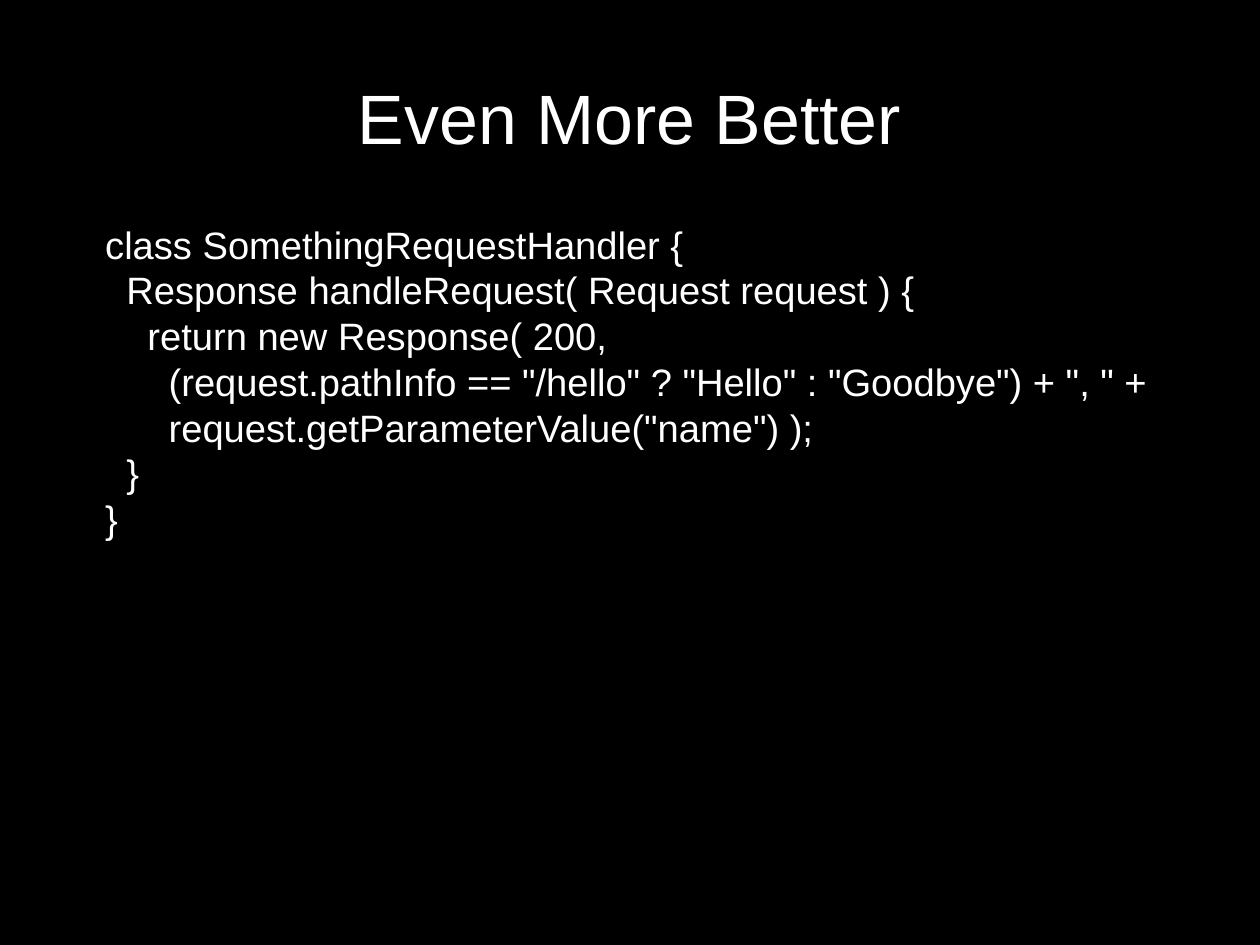
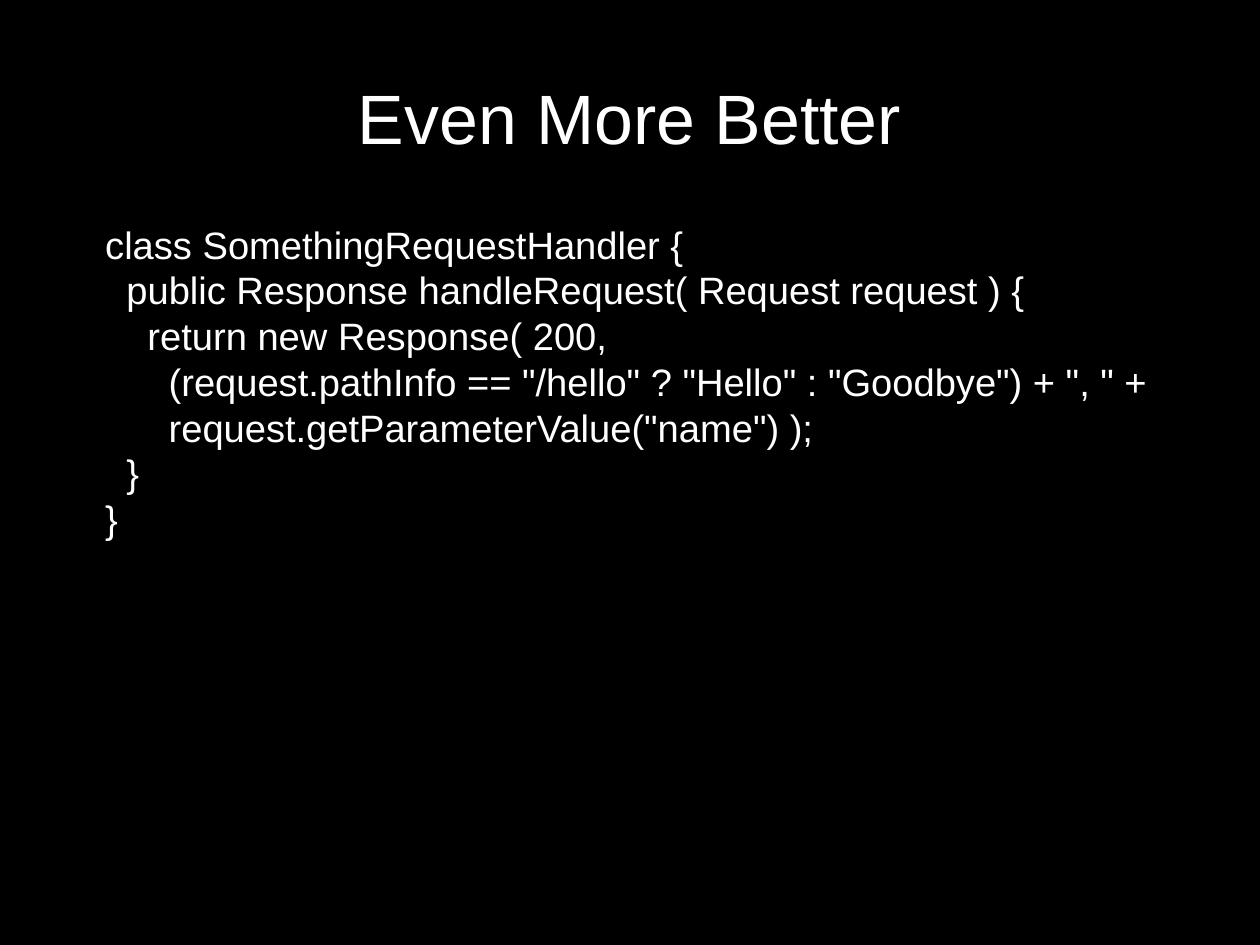
Before and after one commit to TOGoS/TechTalks, a slide deck: slide 5 of 2013-05-15/PreciseModelingExamples.odp. Drawn at 1260x945 pixels with LibreOffice and Linux fonts; fonts in the diff are those of the drawing. Boxes give left, top, right and bottom in pixels: in the first picture for what was removed or moved away, otherwise in the second. Text is boxed around its words. In the diff, an @@ line names an element or a change of style, - is before the commit and + after.

Commit message:
Add 'public' modifier in Java example.

```diff
--- a/2013-05-15/PreciseModelingExamples.odp
+++ b/2013-05-15/PreciseModelingExamples.odp
@@ text at <box>126,276,977,312</box>: text changed @@
-Response handleRequest( Request request ) {
+public Response handleRequest( Request request ) {
```
